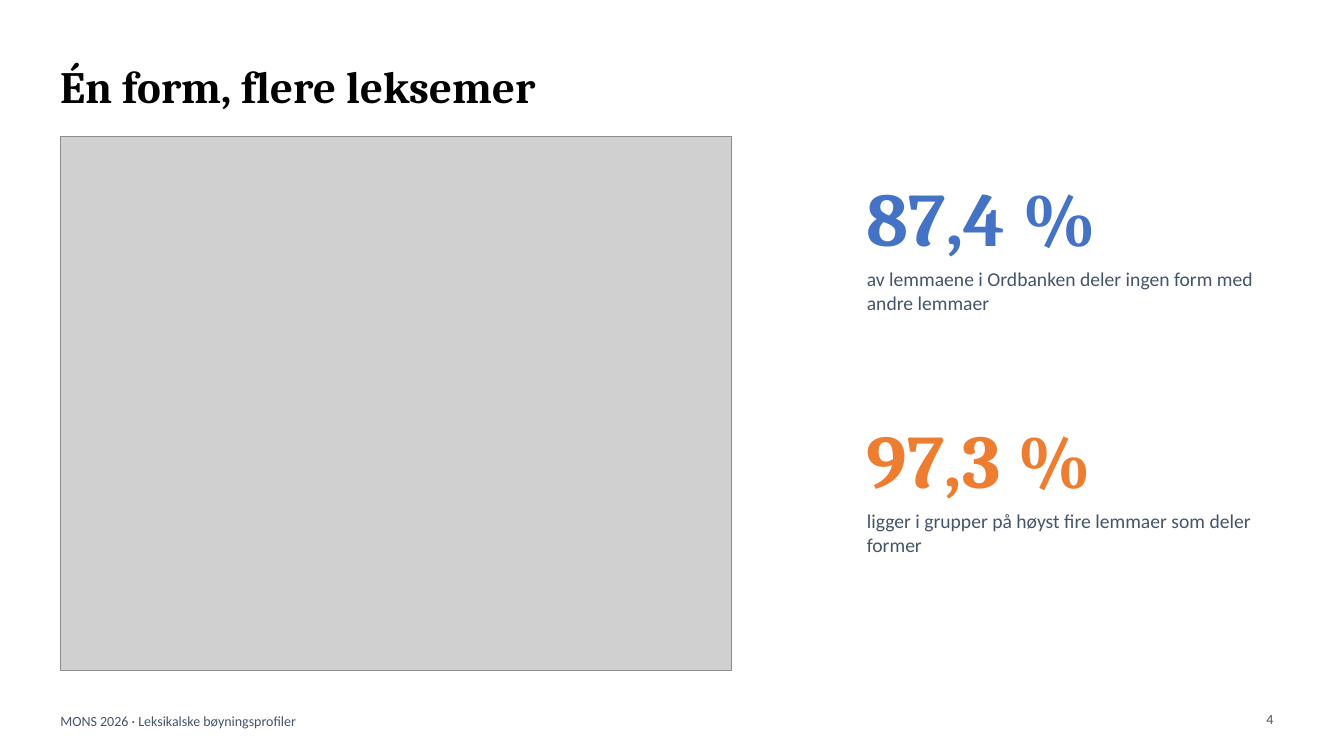
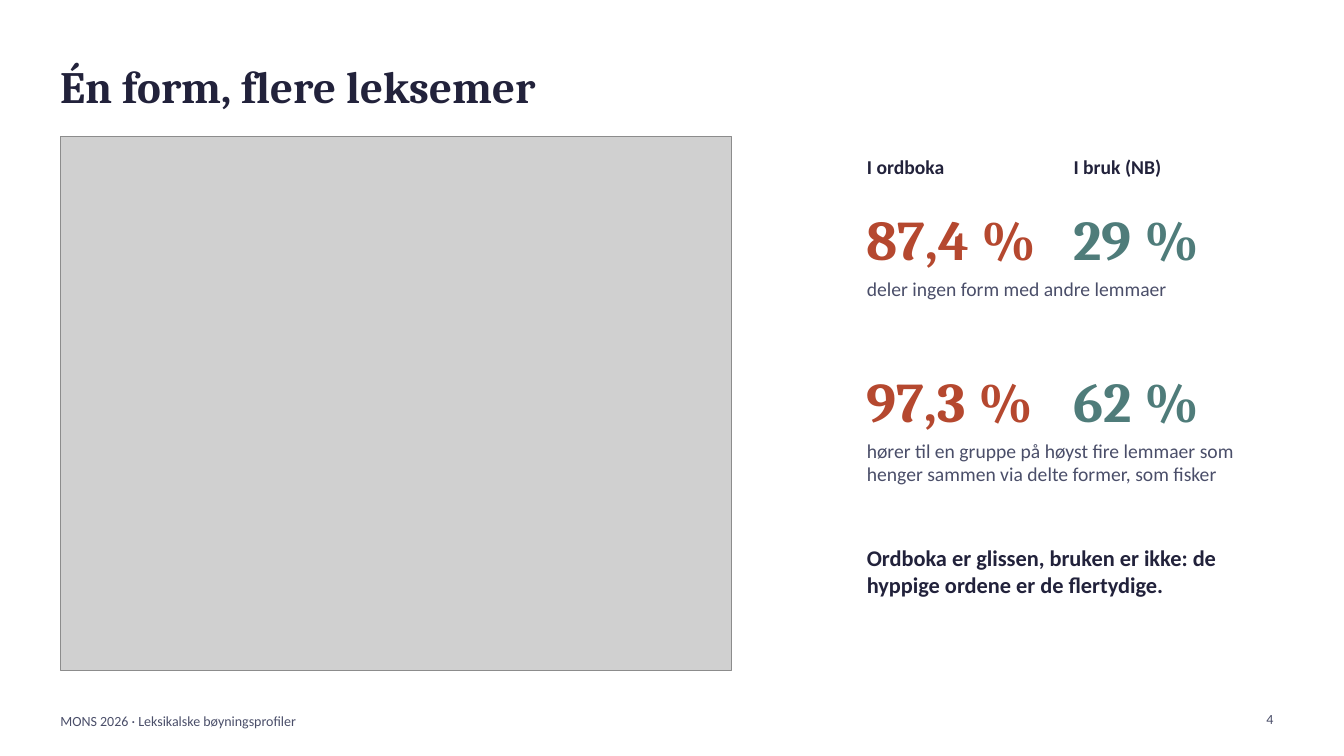
Before and after one commit to Yoonsen/B-yning, a slide deck: slide 4 of tekst/mons_presentasjon.pptx. Drawn at 1344x756 pixels with LibreOffice and Linux fonts; fonts in the diff are those of the drawing; grey boxes stand for pictures. Boxes give left, top, right and bottom in pixels: in the first picture for what was removed or moved away, otherwise in the second. Text is boxed around its words. In the diff, an @@ line names an element or a change of style, - is before the commit and + after.

```diff
--- a/tekst/mons_presentasjon.pptx
+++ b/tekst/mons_presentasjon.pptx
@@ title "Én form, flere leksemer" at box(60, 62, 535, 109): text colour #000000 to #22223B @@
@@ text added at box(867, 160, 945, 174), 14 pt, text #22223B, bold @@
+I ordboka
@@ text added at box(1074, 159, 1161, 177), 14 pt, text #22223B, bold @@
+I bruk (NB)
@@ text "87,4 %": place and size @@
-text "87,4 %" at box(867, 194, 1006, 257)
+text "87,4 %" at box(867, 222, 970, 268)
@@ text "87,4 %" at box(867, 222, 970, 268): size 54 to 40 pt, text colour #4472C4 to #B5482F @@
@@ text added at box(1074, 222, 1132, 261), 40 pt, text #4F7C7A, bold @@
+29 %
@@ text at box(867, 282, 1167, 300): text changed; text colour #44546A to #4A4E69 @@
-av lemmaene i Ordbanken deler ingen form med andre lemmaer
+deler ingen form med andre lemmaer
@@ text "97,3 %": place and size @@
-text "97,3 %" at box(867, 436, 1001, 499)
+text "97,3 %" at box(867, 384, 966, 430)
@@ text "97,3 %" at box(867, 384, 966, 430): size 54 to 40 pt, text colour #ED7D31 to #B5482F @@
@@ text added at box(1074, 384, 1132, 423), 40 pt, text #4F7C7A, bold @@
+62 %
@@ text at box(867, 444, 1234, 485): text changed; text colour #44546A to #4A4E69 @@
-ligger i grupper på høyst fire lemmaer som deler former
+hører til en gruppe på høyst fire lemmaer som henger sammen via delte former, som fisker
@@ text added at box(867, 550, 1216, 597), 16 pt, text #22223B, bold @@
+Ordboka er glissen, bruken er ikke: de hyppige ordene er de flertydige.
```
Also in this commit, not shown: 10 other slides changed, 4 other files.
